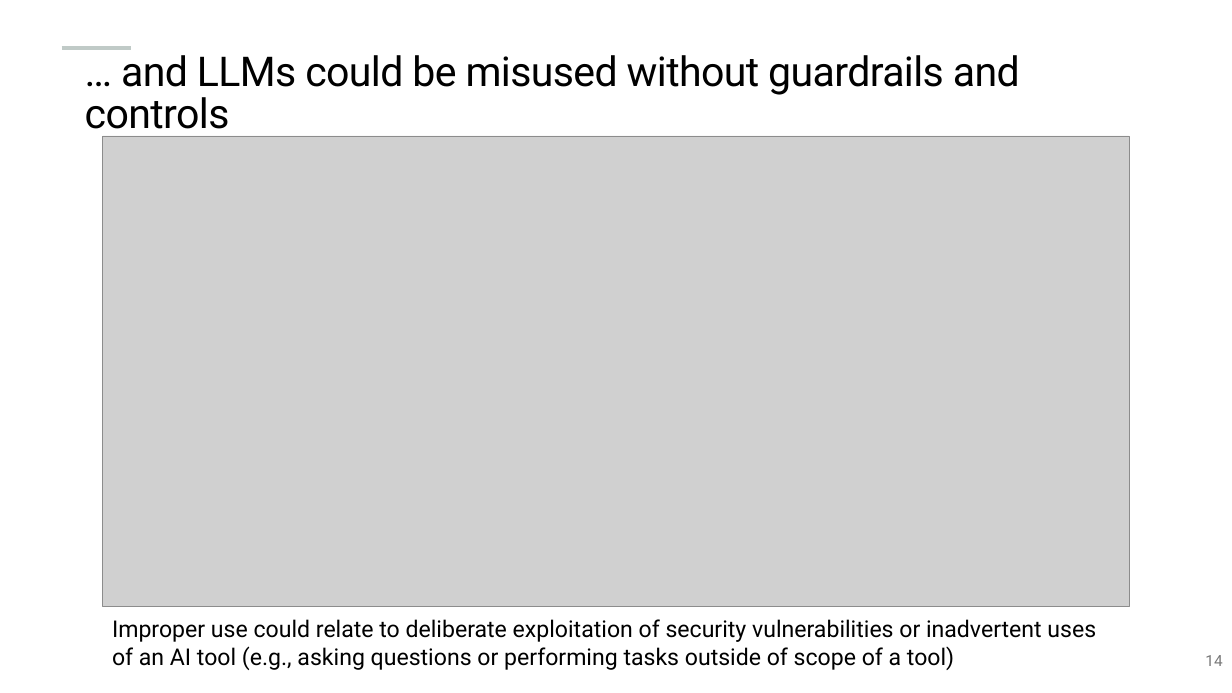
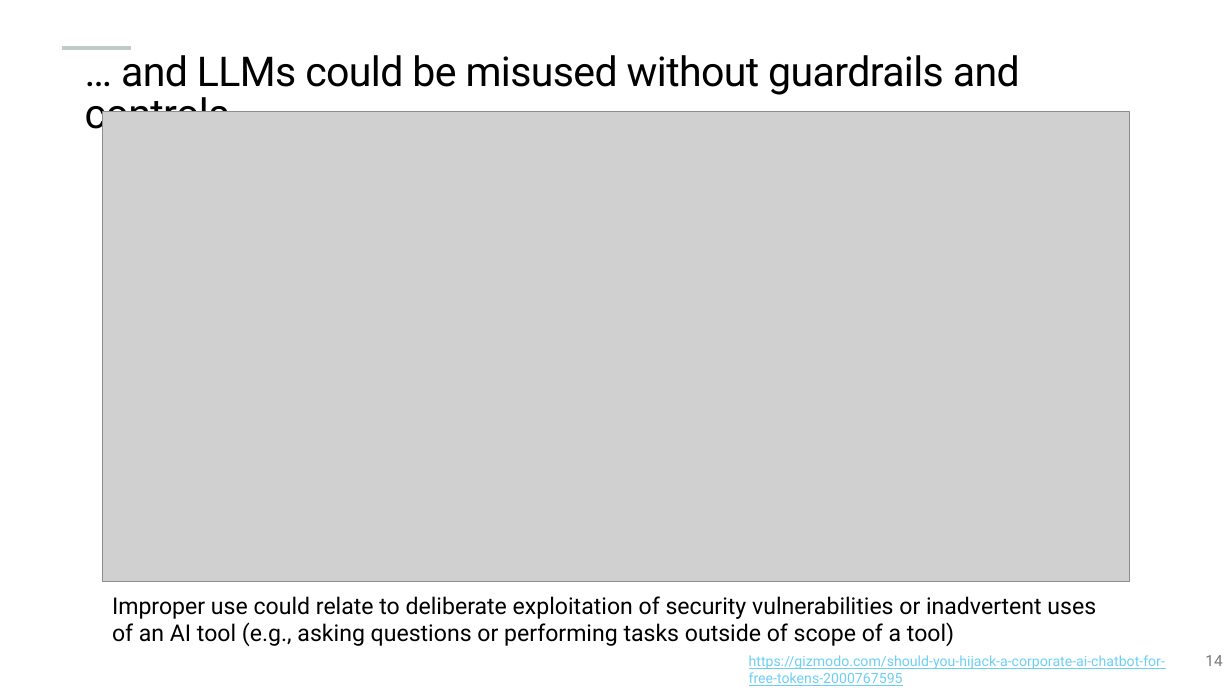
Before and after one commit to andrewenvironmental/ace26-genai, a slide deck: slide 14 of ACE26_Goldberg_McCormick_Koyama_Jariz.pptx. Drawn at 1232x693 pixels with LibreOffice and Linux fonts; fonts in the diff are those of the drawing; grey boxes stand for pictures; background and template pictures are left out. Boxes give left, top, right and bottom in pixels: in the first picture for what was removed or moved away, otherwise in the second. Text is boxed around its words. In the diff, an @@ line names an element or a change of style, - is before the commit and + after.

```diff
--- a/ACE26_Goldberg_McCormick_Koyama_Jariz.pptx
+++ b/ACE26_Goldberg_McCormick_Koyama_Jariz.pptx
@@ picture: place and size @@
-picture at (103,136,1129,606)
+picture at (103,111,1129,581)
@@ text "Improper use could relate to ...": place and size @@
-text "Improper use could relate to ..." at (112,619,1096,670)
+text "Improper use could relate to ..." at (112,596,1096,646)
@@ text added at (749,655,1165,686), 11 pt, text #6DCFF6, underline @@
+https://gizmodo.com/should-you-hijack-a-corporate-ai-chatbot-for-free-tokens-2000767595
```
Also in this commit, not shown: 5 other slides changed, 3 slides removed, 4 other files.
